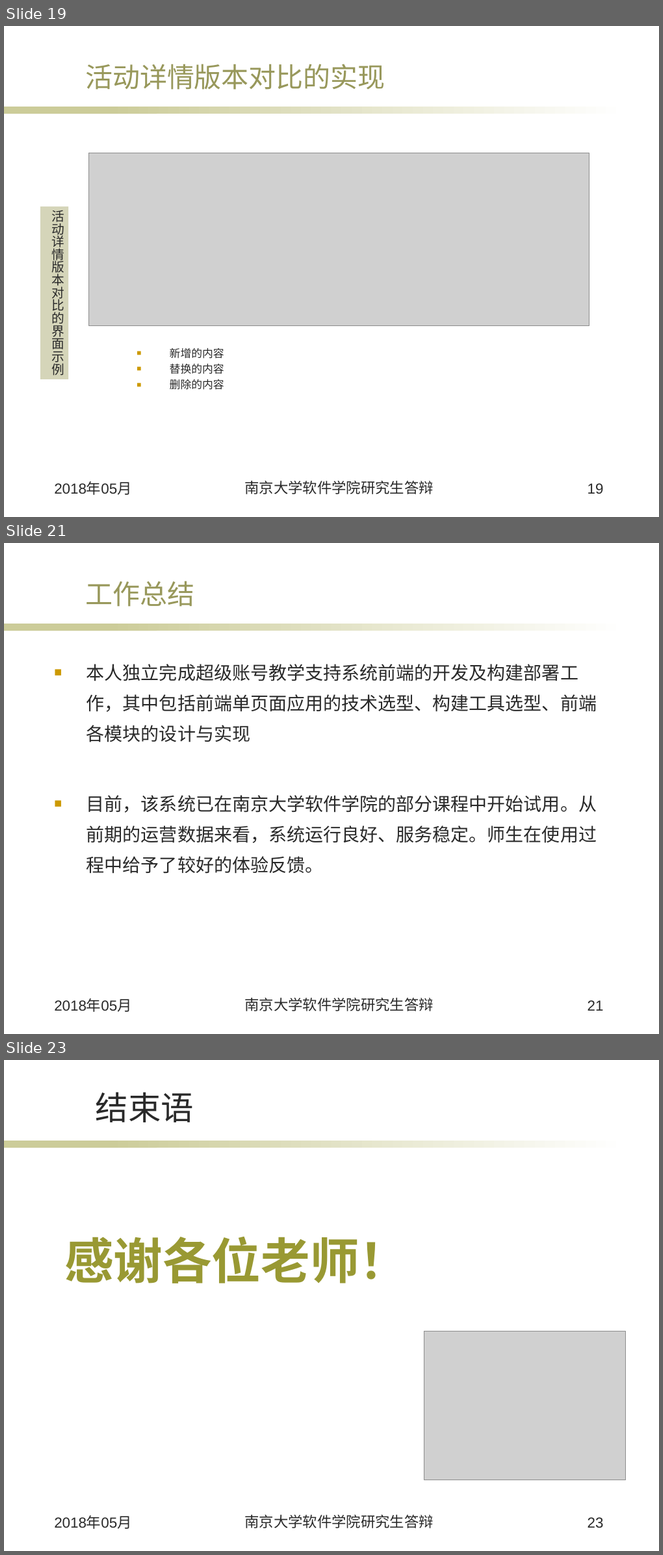
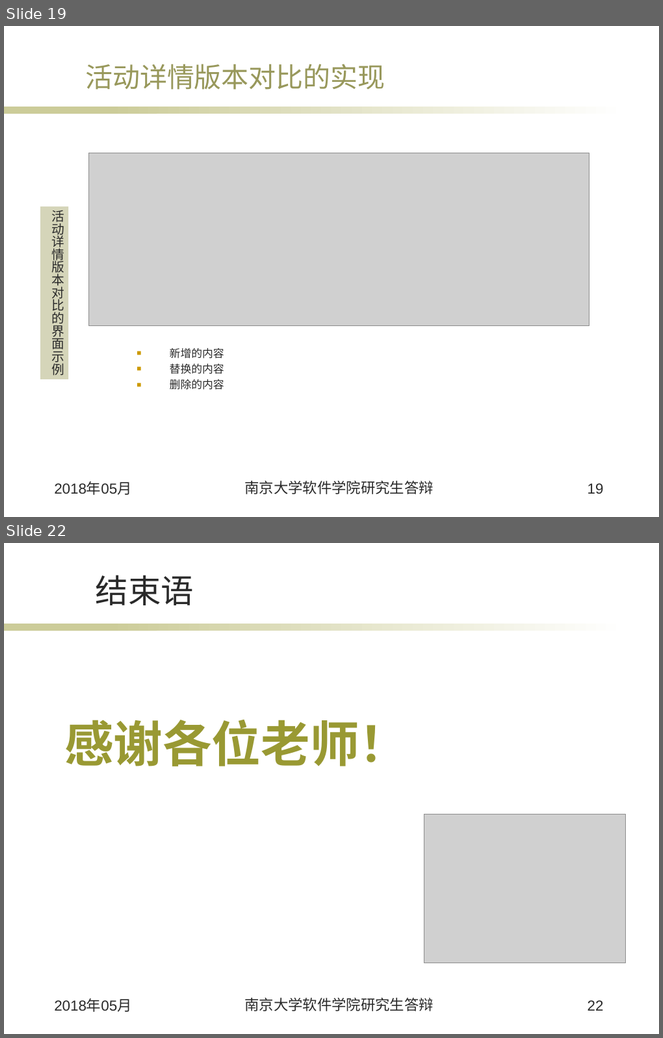
Before and after one commit to focus7eleven/24HUNCHO, a slide deck: 邬文怀-答辩.ppt. Shown one above the other, each under a label of ours: slides 19, 21 and 23 before the commit, slides 19 and 22 after it; the slides between them are not shown. The pictures are 663x1555 and 663x1038 pixels, drawn with LibreOffice and Linux fonts; fonts in the diff are those of the drawing; grey boxes stand for pictures; background and template pictures are left out. Boxes give left, top, right and bottom in pixels: in the first picture for what was removed or moved away, otherwise in the second. Text is boxed around its words. In the diff, an @@ line names an element or a change of style, - is before the commit and + after.

```diff
--- a/邬文怀-答辩.ppt
+++ b/邬文怀-答辩.ppt
@@ slide 21 removed at <box>4,543,659,1034</box>, background #FFFFFF; not listed: 2 template elements that a slide beside it also shows @@
@@ title removed at <box>85,581,194,607</box> @@
-工作总结
@@ text removed at <box>87,664,597,874</box> @@
-■ 本人独立完成超级账号教学支持系统前端的开发及构建部署工作，其中包括前端单页面应用的技术选型、构建工具选型、前端各模块的设计与实现
-■ 目前，该系统已在南京大学软件学院的部分课程中开始试用。从前期的运营数据来看，系统运行良好、服务稳定。师生在使用过程中给予了较好的体验反馈。
@@ text removed at <box>54,999,131,1012</box> @@
-2018年05月
@@ text removed at <box>245,998,434,1012</box> @@
-南京大学软件学院研究生答辩
@@ page number removed at <box>588,1001,604,1011</box> @@
-21
@@ what was slide 23 is now slide 22 @@
@@ page number at <box>588,1001,604,1011</box>: text changed @@
-23
+22
```
Also in this commit, not shown: 6 slides changed, 1 other file.
